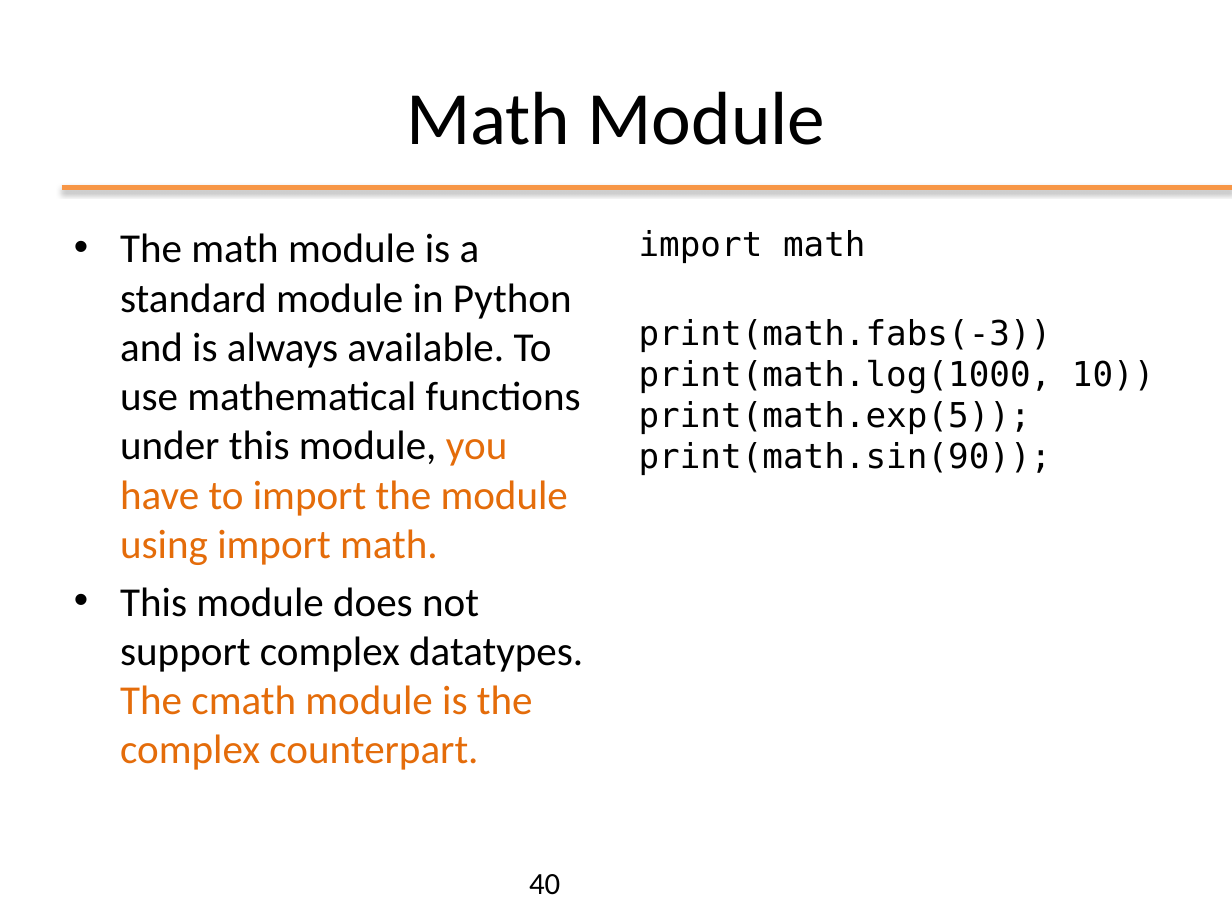
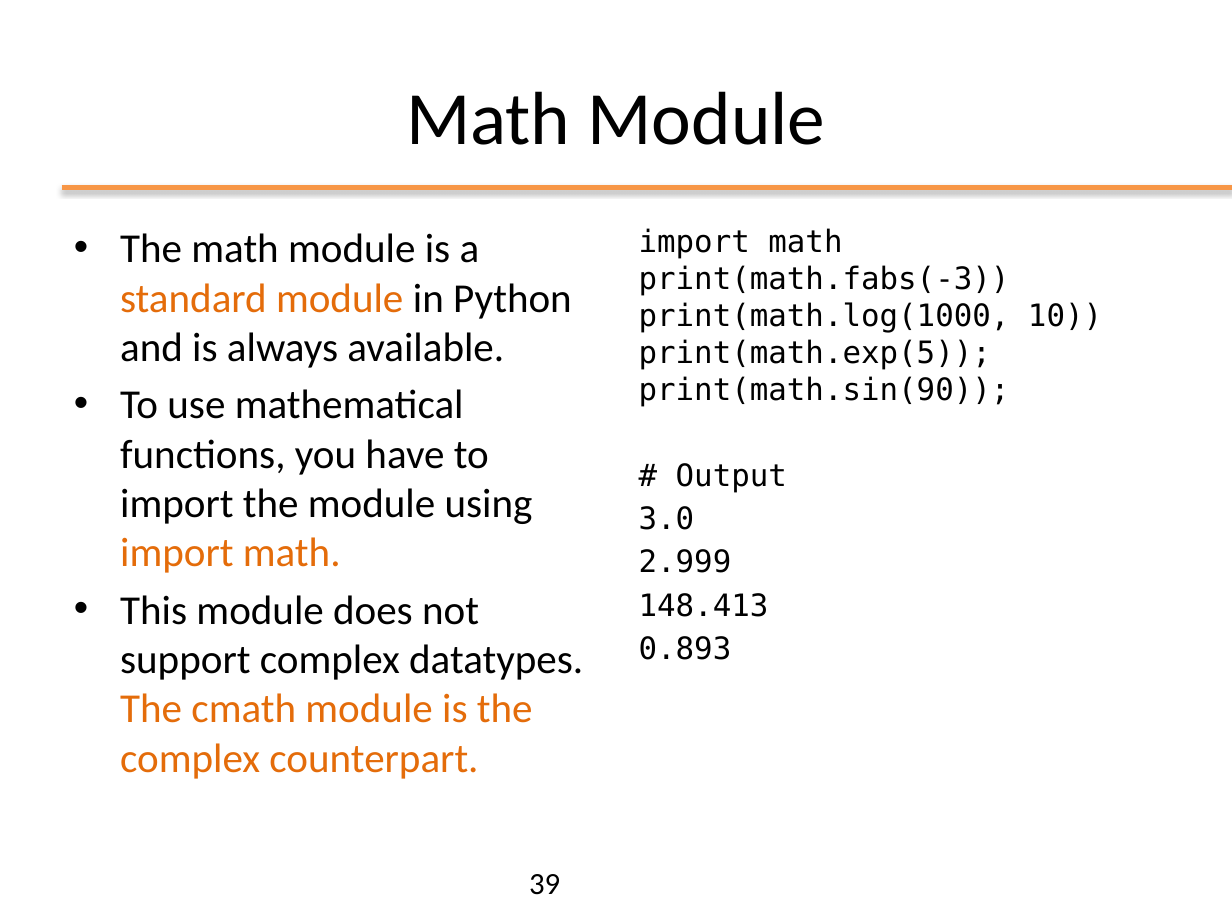
Before and after one commit to nbicocchi/ooprogramming, a slide deck: slide 39 of slides/python/ppt/01 - Python Basics.pptx (slide 40 before the commit). Drawn at 1232x924 pixels with LibreOffice and Linux fonts; fonts in the diff are those of the drawing. Boxes give left, top, right and bottom in pixels: in the first picture for what was removed or moved away, otherwise in the second. Text is boxed around its words. In the diff, an @@ line names an element or a change of style, - is before the commit and + after.

```diff
--- a/slides/python/ppt/01 - Python Basics.pptx
+++ b/slides/python/ppt/01 - Python Basics.pptx
@@ text at (120,233,572,573): text changed @@
-• The math module is a standard module in Python and is always available. To use mathematical functions under this module, you have to import the module using import math.
+• The math module is a standard module in Python and is always available.
+• To use mathematical functions, you have to import the module using import math.
@@ text at (639,228,1102,660): text changed; size 20 to 18 pt @@
-import math
-print(math.fabs(-3))
-print(math.log(1000, 10))
-print(math.exp(5));
-print(math.sin(90));
+import math
+print(math.fabs(-3))
+print(math.log(1000, 10))
+print(math.exp(5));
+print(math.sin(90));
+# Output
+3.0
+2.999
+148.413
+0.893
@@ page number at (529,874,560,895): text changed @@
-40
+39
```
Also in this commit, not shown: 23 other slides changed, 2 slides added, 1 slide removed, 1 other file.
